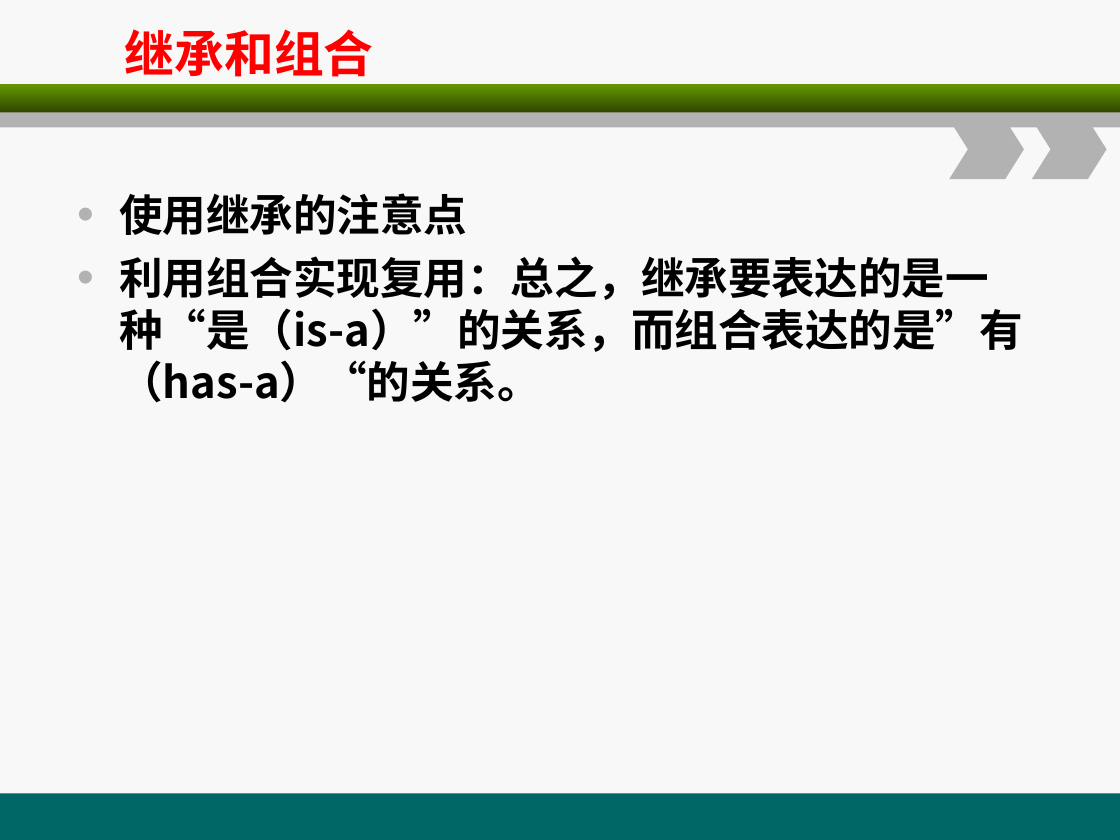
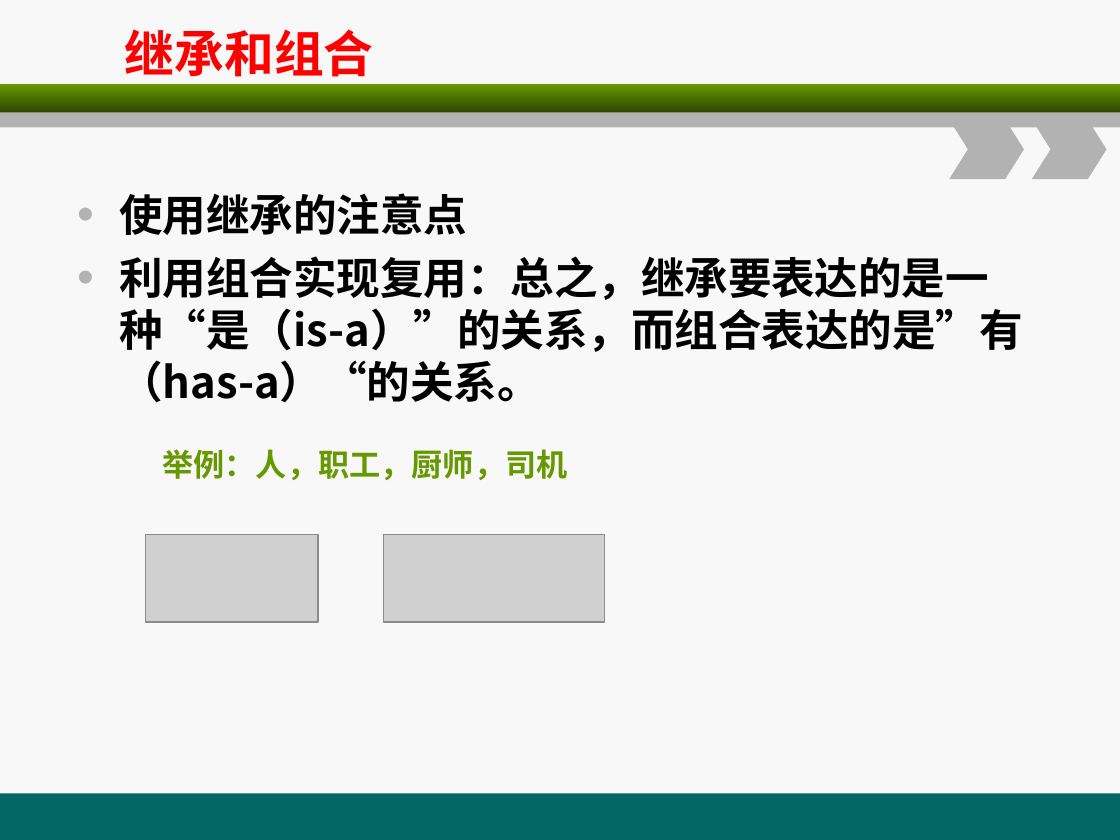
Before and after one commit to christwei/gitDoc, a slide deck: slide 10 of 课件/环宇/java编程基础/A3.ppt. Drawn at 1120x840 pixels with LibreOffice and Linux fonts; fonts in the diff are those of the drawing; grey boxes stand for pictures. Boxes give left, top, right and bottom in pixels: in the first picture for what was removed or moved away, otherwise in the second. Text is boxed around its words. In the diff, an @@ line names an element or a change of style, - is before the commit and + after.

```diff
--- a/课件/环宇/java编程基础/A3.ppt
+++ b/课件/环宇/java编程基础/A3.ppt
@@ text added at (x1=162, y1=449, x2=567, y2=480), 20 pt, text #669900, bold @@
+举例：人，职工，厨师，司机
@@ picture added at (x1=146, y1=534, x2=318, y2=622) @@
@@ picture added at (x1=384, y1=534, x2=605, y2=622) @@
```
Also in this commit, not shown: 8 other slides changed, 1 slide added, 1 slide removed, 12 other files.
